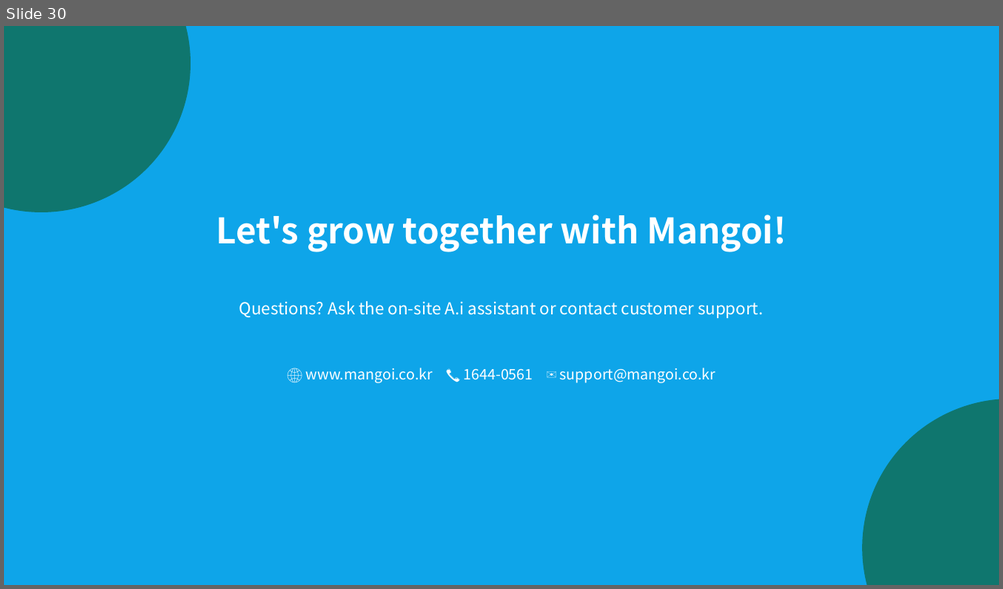
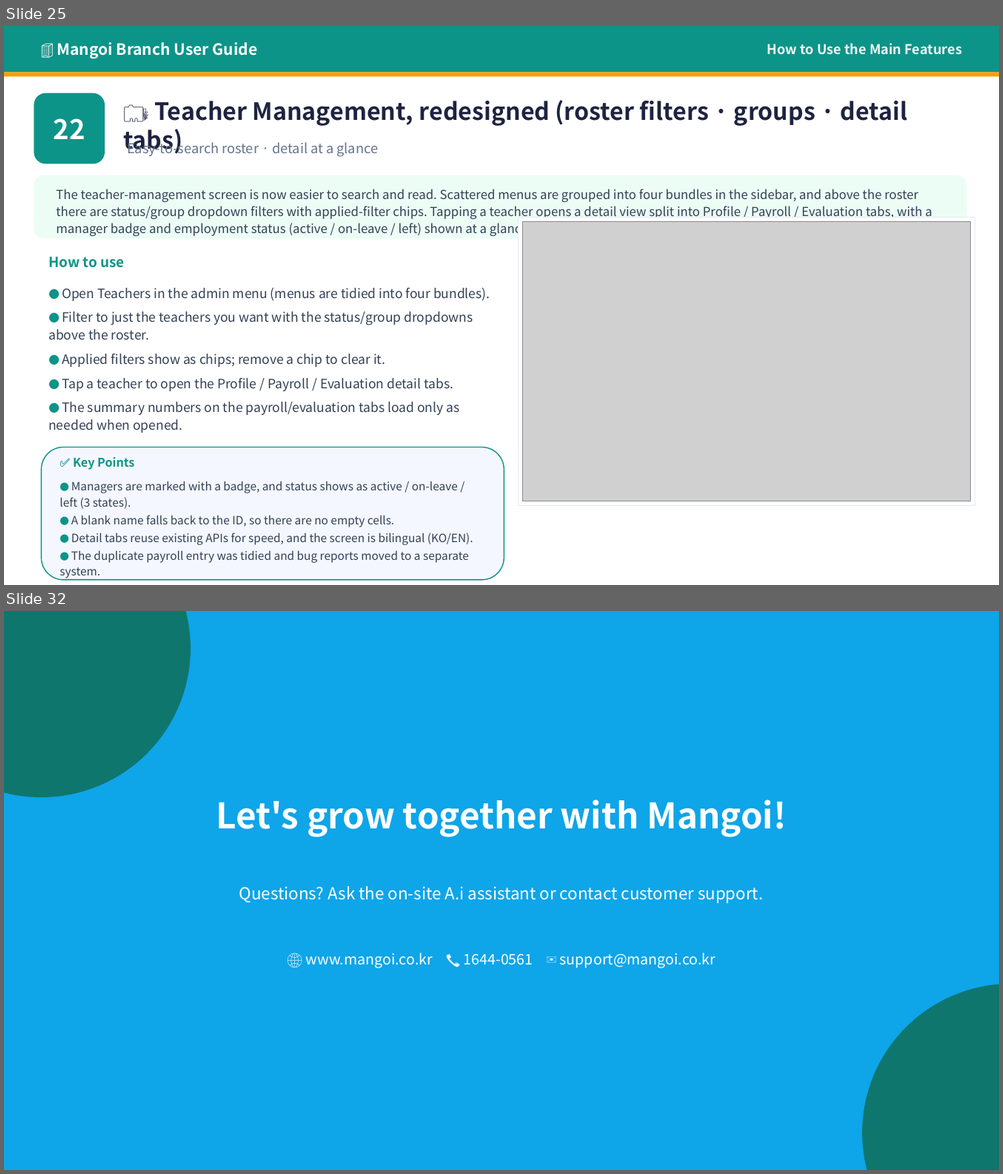
Before and after one commit to navy111p-sudo/mangoiweb, a slide deck: cloudflare-deploy/public/library/branch/hq-en.pptx. Shown one above the other, each under a label of ours: slide 30 before the commit, slides 25 and 32 after it; the slides between them are not shown. The pictures are 1003x589 and 1003x1174 pixels, drawn with LibreOffice and Linux fonts; fonts in the diff are those of the drawing; grey boxes stand for pictures. Boxes give left, top, right and bottom in pixels: in the first picture for what was removed or moved away, otherwise in the second. Text is boxed around its words. In the diff, an @@ line names an element or a change of style, - is before the commit and + after.

```diff
--- a/cloudflare-deploy/public/library/branch/hq-en.pptx
+++ b/cloudflare-deploy/public/library/branch/hq-en.pptx
@@ slide 25 added at <box>4,26,999,585</box>, background #FFFFFF @@
@@ rectangle added at <box>4,26,999,73</box>, fill #0D9488 @@
@@ text added at <box>57,42,258,59</box>, 15 pt, text #FFFFFF, bold @@
+🏢 Mangoi Branch User Guide
@@ text added at <box>766,43,962,55</box>, 13 pt, text #F1F5F9, bold @@
+How to Use the Main Features
@@ rectangle added at <box>4,73,999,77</box>, fill #F59E0B @@
@@ rounded rectangle added at <box>34,93,105,164</box>, fill #0D9488 @@
@@ text added at <box>123,100,908,156</box>, 23 pt, text #1E2340, bold @@
+🗂️ Teacher Management, redesigned (roster filters · groups · detail tabs)
@@ text added at <box>54,118,85,139</box>, 26 pt, text #FFFFFF, bold @@
+22
@@ text added at <box>127,139,378,157</box>, 13 pt, text #64748B @@
+Easy-to-search roster · detail at a glance
@@ rounded rectangle added at <box>34,175,967,238</box>, fill #ECFDF5 @@
@@ text added at <box>56,189,931,237</box>, 12 pt, text #334155 @@
+The teacher-management screen is now easier to search and read. Scattered menus are grouped into four bundles in the sidebar, and above the roster there are status/group dropdown filters with applied-filter chips. Tapping a teacher opens a detail view split into Profile / Payroll / Evaluation tabs, with a manager badge and employment status (active / on-leave / left) shown at a glance.
@@ rectangle added at <box>518,217,975,506</box>, fill #FFFFFF, outline #E2E8F0 1 pt @@
@@ picture added at <box>523,221,970,501</box> @@
@@ text added at <box>48,257,124,268</box>, 13.5 pt, text #0D9488, bold @@
+How to use
@@ text added at <box>48,288,489,433</box>, 12.5 pt, text #334155 @@
+● Open Teachers in the admin menu (menus are tidied into four bundles).
+● Filter to just the teachers you want with the status/group dropdowns above the roster.
+● Applied filters show as chips; remove a chip to clear it.
+● Tap a teacher to open the Profile / Payroll / Evaluation detail tabs.
+● The summary numbers on the payroll/evaluation tabs load only as needed when opened.
@@ rounded rectangle added at <box>41,448,504,580</box>, fill #F4F7FF, outline #0D9488 1 pt @@
@@ text added at <box>73,457,134,470</box>, 11.5 pt, text #0D9488, bold @@
+✅ Key Points
@@ text added at <box>60,481,473,580</box>, 11 pt, text #334155 @@
+● Managers are marked with a badge, and status shows as active / on-leave / left (3 states).
+● A blank name falls back to the ID, so there are no empty cells.
+● Detail tabs reuse existing APIs for speed, and the screen is bilingual (KO/EN).
+● The duplicate payroll entry was tidied and bug reports moved to a separate system.
@@ what was slide 30 is now slide 32 @@
```
Also in this commit, not shown: 6 slides changed, 1 other slide added, 33 other files.
